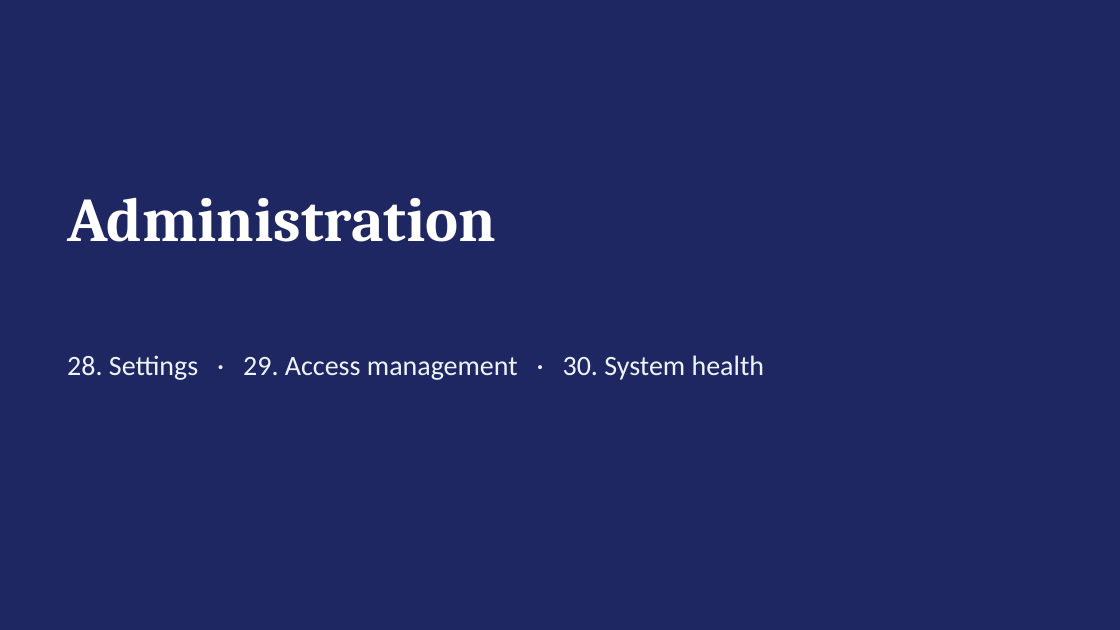
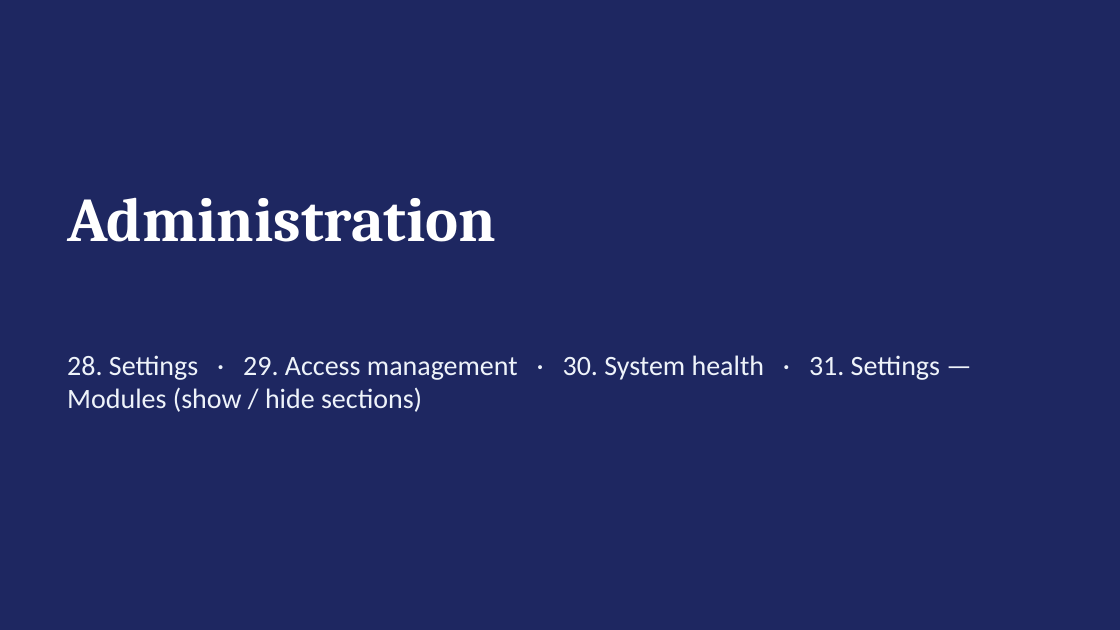
Before and after one commit to aavya-engineering/CES, a slide deck: slide 42 of docs/handover/CES-Platform-Walkthrough.pptx. Drawn at 1120x630 pixels with LibreOffice and Linux fonts; fonts in the diff are those of the drawing. Boxes give left, top, right and bottom in pixels: in the first picture for what was removed or moved away, otherwise in the second. Text is boxed around its words. In the diff, an @@ line names an element or a change of style, - is before the commit and + after.

```diff
--- a/docs/handover/CES-Platform-Walkthrough.pptx
+++ b/docs/handover/CES-Platform-Walkthrough.pptx
@@ text at box(67, 355, 940, 412): text changed @@
-28. Settings · 29. Access management · 30. System health
+28. Settings · 29. Access management · 30. System health · 31. Settings — Modules (show / hide sections)
```
Also in this commit, not shown: 3 other slides changed, 1 slide added, 4 other files.
